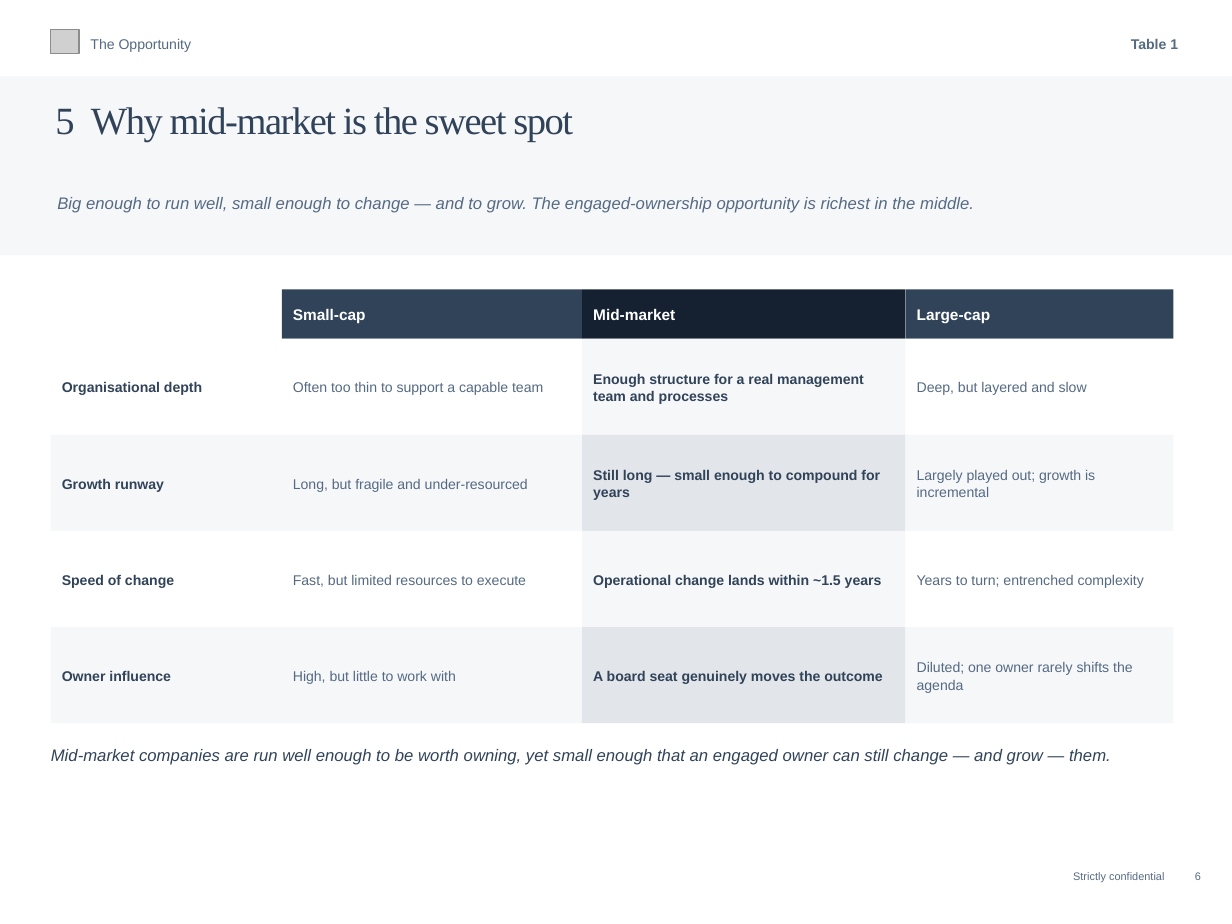
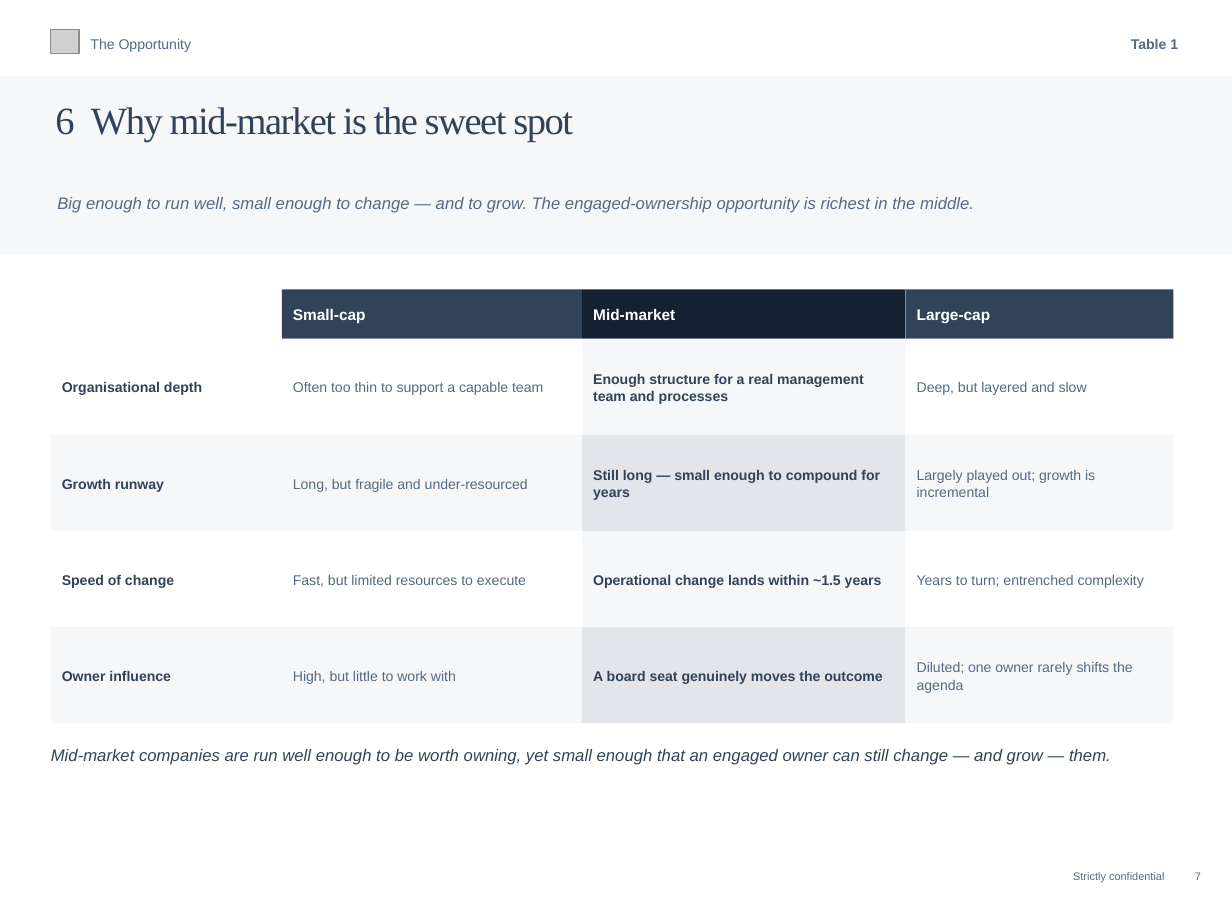
Before and after one commit to charette-lab/Claude, a slide deck: slide 9 of Athanase_Engaged_Ownership_Allocator_Deck.pptx (slide 8 before the commit). Drawn at 1232x924 pixels with LibreOffice and Linux fonts; fonts in the diff are those of the drawing; grey boxes stand for pictures. Boxes give left, top, right and bottom in pixels: in the first picture for what was removed or moved away, otherwise in the second. Text is boxed around its words. In the diff, an @@ line names an element or a change of style, - is before the commit and + after.

```diff
--- a/Athanase_Engaged_Ownership_Allocator_Deck.pptx
+++ b/Athanase_Engaged_Ownership_Allocator_Deck.pptx
@@ text at <box>55,107,573,142</box>: text changed @@
-5 Why mid-market is the sweet spot
+6 Why mid-market is the sweet spot
@@ text at <box>1073,872,1201,882</box>: text changed @@
-Strictly confidential 6
+Strictly confidential 7
```
Also in this commit, not shown: 44 other slides changed, 1 slide added, 1 other file.
